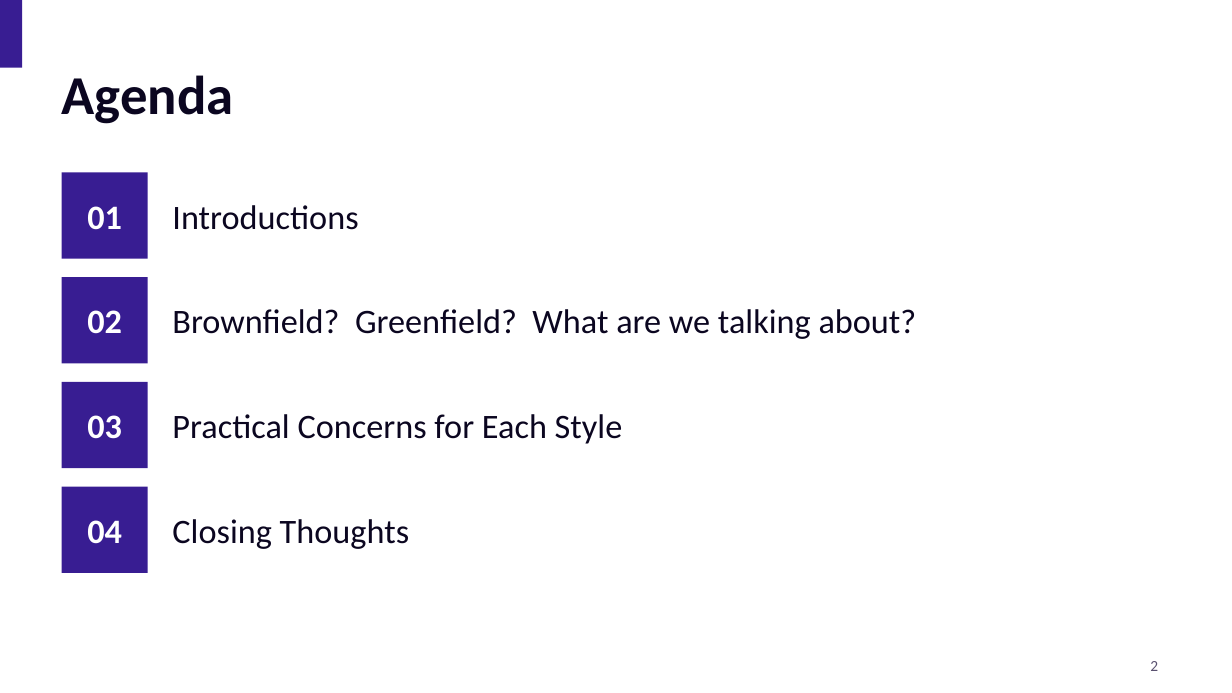
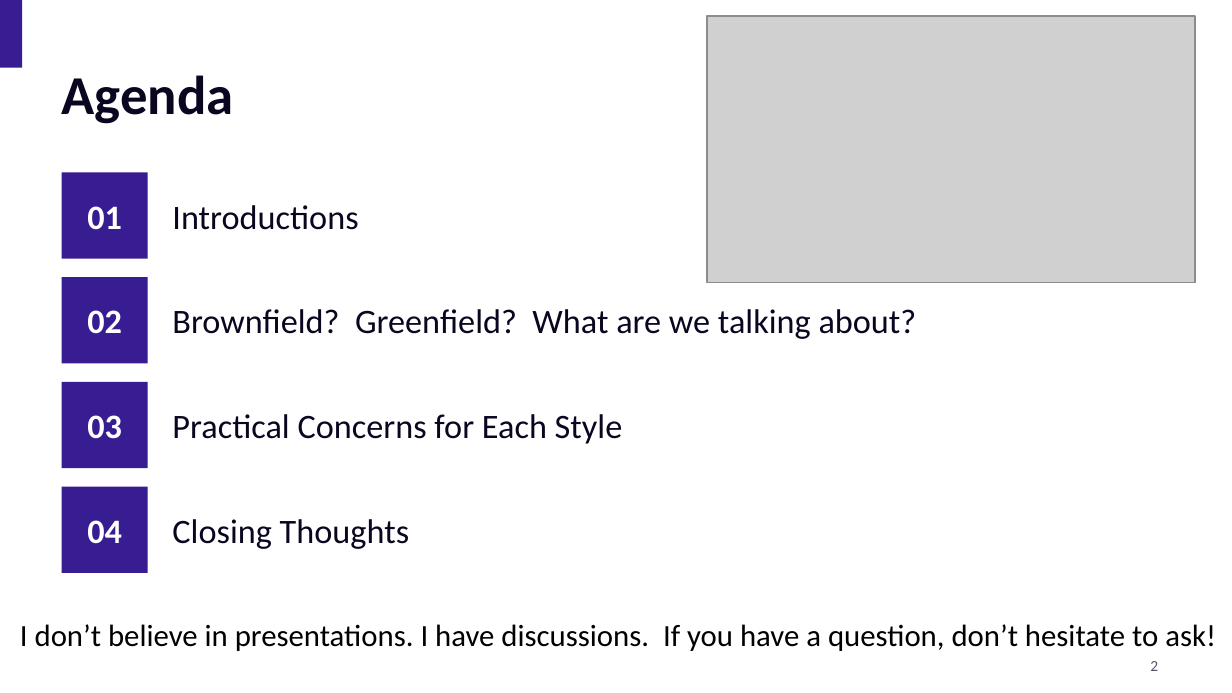
Before and after one commit to CommonDialog/Presentations, a slide deck: slide 2 of SoftEd/BrownfieldVsGreenfield/Greenfield vs Brownfield.pptx [Autosaved].pptx. Drawn at 1232x693 pixels with LibreOffice and Linux fonts; fonts in the diff are those of the drawing; grey boxes stand for pictures. Boxes give left, top, right and bottom in pixels: in the first picture for what was removed or moved away, otherwise in the second. Text is boxed around its words. In the diff, an @@ line names an element or a change of style, - is before the commit and + after.

```diff
--- a/SoftEd/BrownfieldVsGreenfield/Greenfield vs Brownfield.pptx [Autosaved].pptx
+++ b/SoftEd/BrownfieldVsGreenfield/Greenfield vs Brownfield.pptx [Autosaved].pptx
@@ picture added at box(707, 16, 1195, 282) @@
@@ text added at box(20, 624, 1216, 651), 18 pt, text #000000 @@
+I don’t believe in presentations. I have discussions. If you have a question, don’t hesitate to ask!
```
Also in this commit, not shown: 13 other slides changed.
